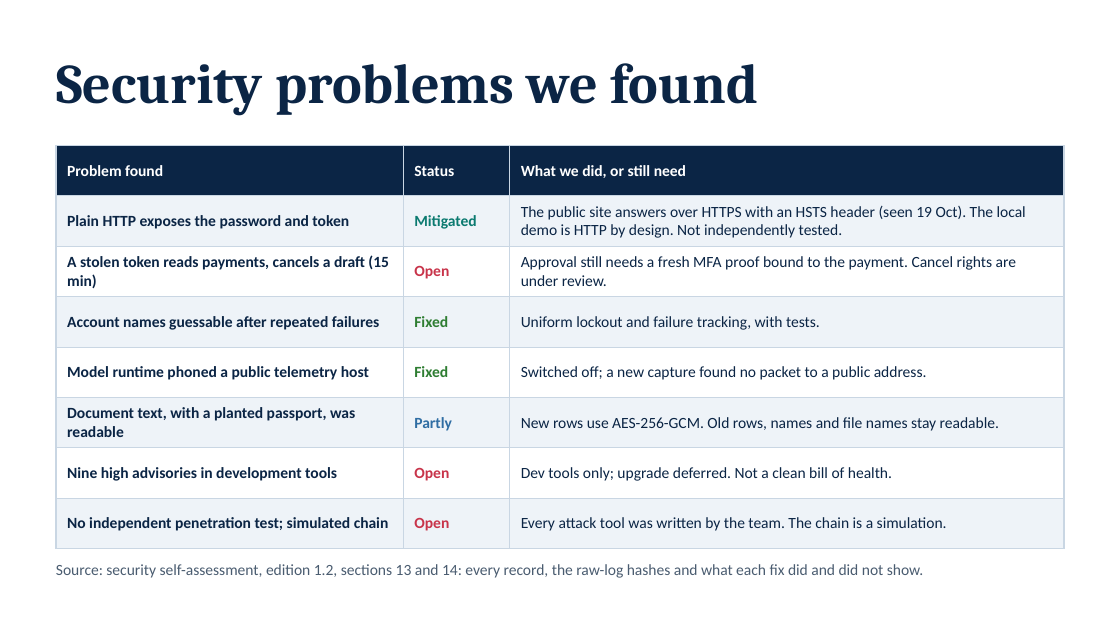
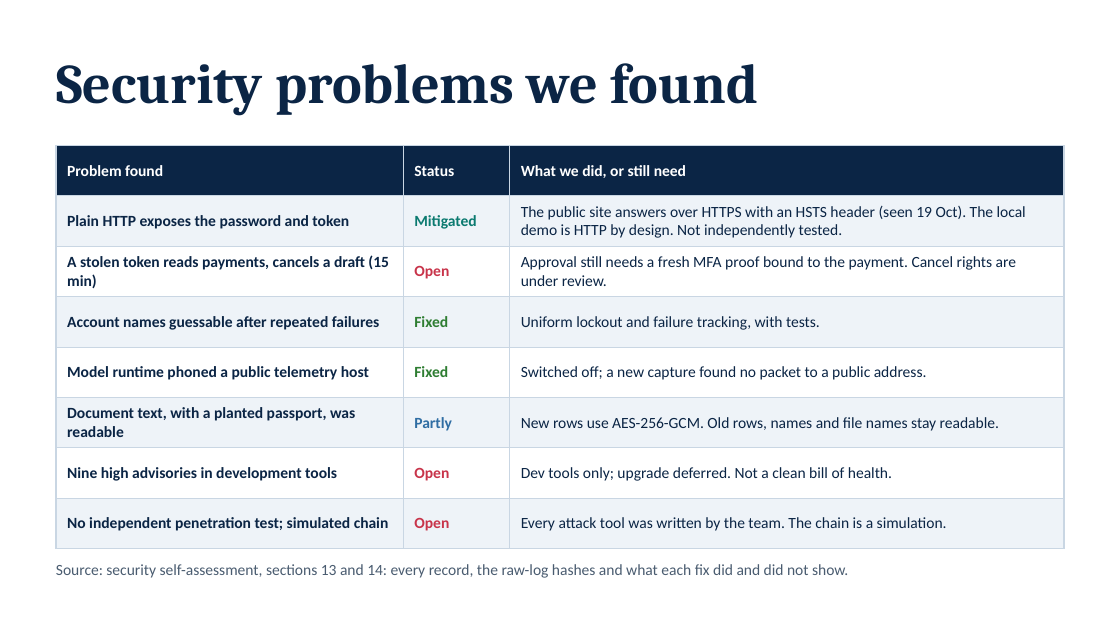
Before and after one commit to NoobCrow/StudyRoute, a slide deck: slide 17 of submission/StudyRoute_Deck.pptx. Drawn at 1120x630 pixels with LibreOffice and Linux fonts; fonts in the diff are those of the drawing. Boxes give left, top, right and bottom in pixels: in the first picture for what was removed or moved away, otherwise in the second. Text is boxed around its words. In the diff, an @@ line names an element or a change of style, - is before the commit and + after.

```diff
--- a/submission/StudyRoute_Deck.pptx
+++ b/submission/StudyRoute_Deck.pptx
@@ text at box(56, 564, 848, 578): text changed @@
-Source: security self-assessment, edition 1.2, sections 13 and 14: every record, the raw-log hashes and what each fix did and did not show.
+Source: security self-assessment, sections 13 and 14: every record, the raw-log hashes and what each fix did and did not show.
```
Also in this commit, not shown: 14 other files.
